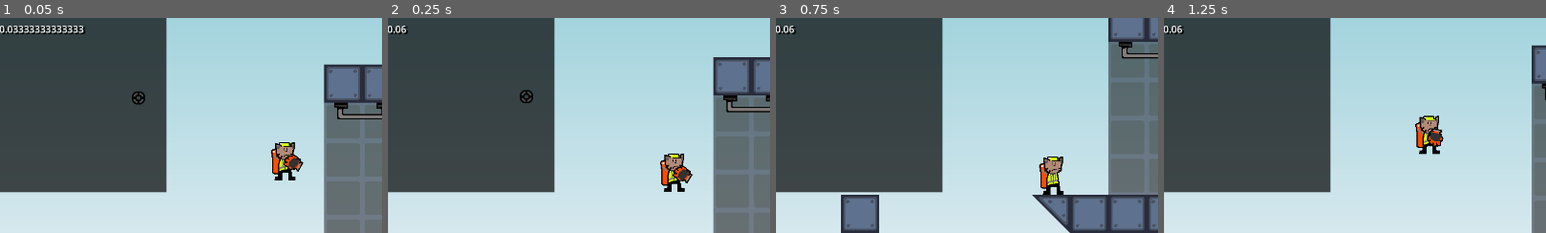
Above: before the commit, frames 1-4 (left to right).
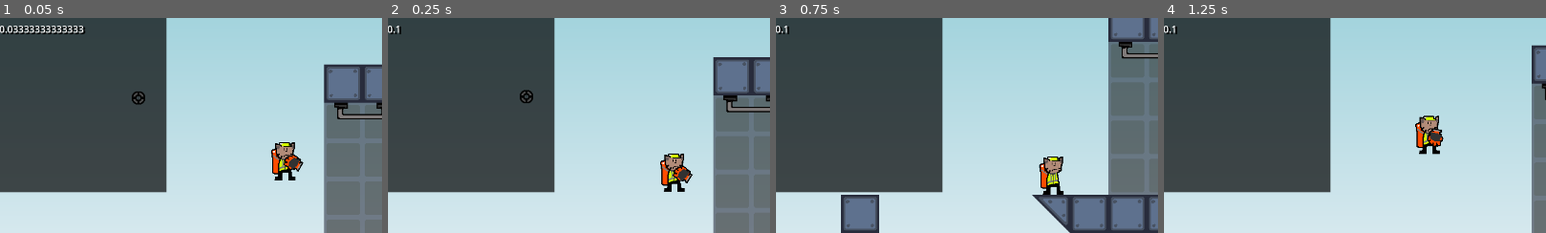
Above: after the commit, the same moments.

Repository: ToxicPoison/rocket-hand-hero
Game: Godot game, scene res://levels/test/test.tscn
The game is run twice, just before and just after one commit, with the same random seed, the same clock (stepped at 60 frames per second) and the same inputs. This scene is started directly instead of the project's main scene.
Inputs (mouse positions are % of the whole screen's width and height, from its top left):
- Up to frame 1 (0.05 s): no input
- Up to frame 2 (0.25 s): no input
- Up to frame 3 (0.75 s): move the mouse to (45, 70) at 0.52 s; press the mouse at (45, 70) at 0.53 s
- Up to frame 4 (1.25 s): right-click (45, 70) at 0.77 s
The pictures show only the part of the screen within x 13-63%, y 13-63%; the shares and areas given below are measured in that part.

Frame 1 is identical in both runs. In frame 2, less than 0.1% of the frame differs, in the area x 2-6%, y 3-8%; in frame 3, less than 0.1%; in frame 4, less than 0.1%.

Commit message:
Made grappling time depend on distance to target

Diff:
--- a/player/grapple.gd
+++ b/player/grapple.gd
@@ -16,7 +16,8 @@
 var can_grapple := true
 var grappling_progress := 0.0
 const RANGE := 64.0 * 8.0
-const GRAPPLING_TIME = 0.06 # In seconds
+const GRAPPLING_TIME_PER_PIX = 0.0003 # In seconds per pix
+var grappling_time = 0.1
 
 var target : Object = null
 
@@ -30,10 +31,10 @@
 	if target and Input.is_action_just_released("grapple"):
 		unhook()
 
-	if grappling_progress < GRAPPLING_TIME:
+	if grappling_progress < grappling_time:
 		grappling_progress += delta
 	else:
-		grappling_progress = GRAPPLING_TIME
+		grappling_progress = grappling_time
 		if state == State.GRAPPLING:
 			state = State.GRAPPLED
 			grappled(target)
@@ -46,7 +47,7 @@
 		line.visible = true
 		if state == State.GRAPPLING:
 			var target_loc = target.global_position - player.global_position
-			var grapple_progress_proportion = clamp(grappling_progress / GRAPPLING_TIME, 0, 1)
+			var grapple_progress_proportion = clamp(grappling_progress / grappling_time, 0, 1)
 			line.points[1] = lerp(Vector2.ZERO, target_loc, grapple_progress_proportion)
 		elif state == State.GRAPPLED:
 			player.velocity += (target.global_position - player.global_position) * grapple_force * delta
@@ -60,6 +61,7 @@
 	target = obj
 	player.grappling = true
 	state = State.GRAPPLING
+	grappling_time = GRAPPLING_TIME_PER_PIX * global_position.distance_to(target.global_position)
 	grappling_progress = 0.0
 	$GrapplingSound.play()
 
